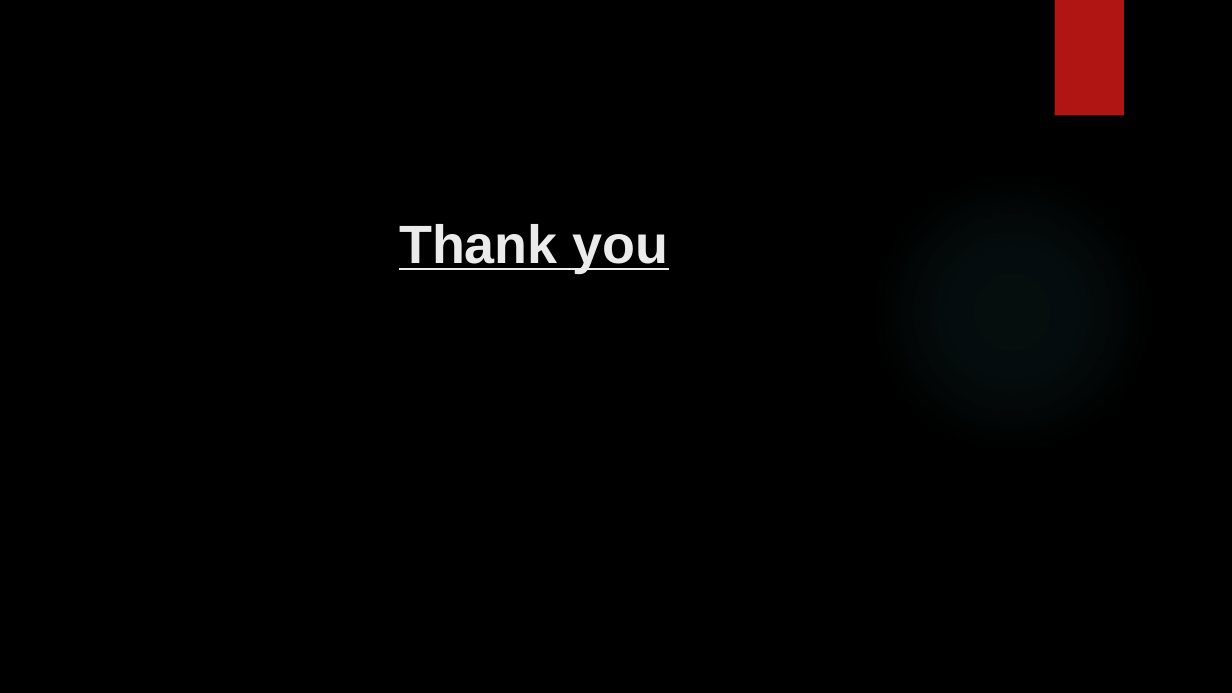
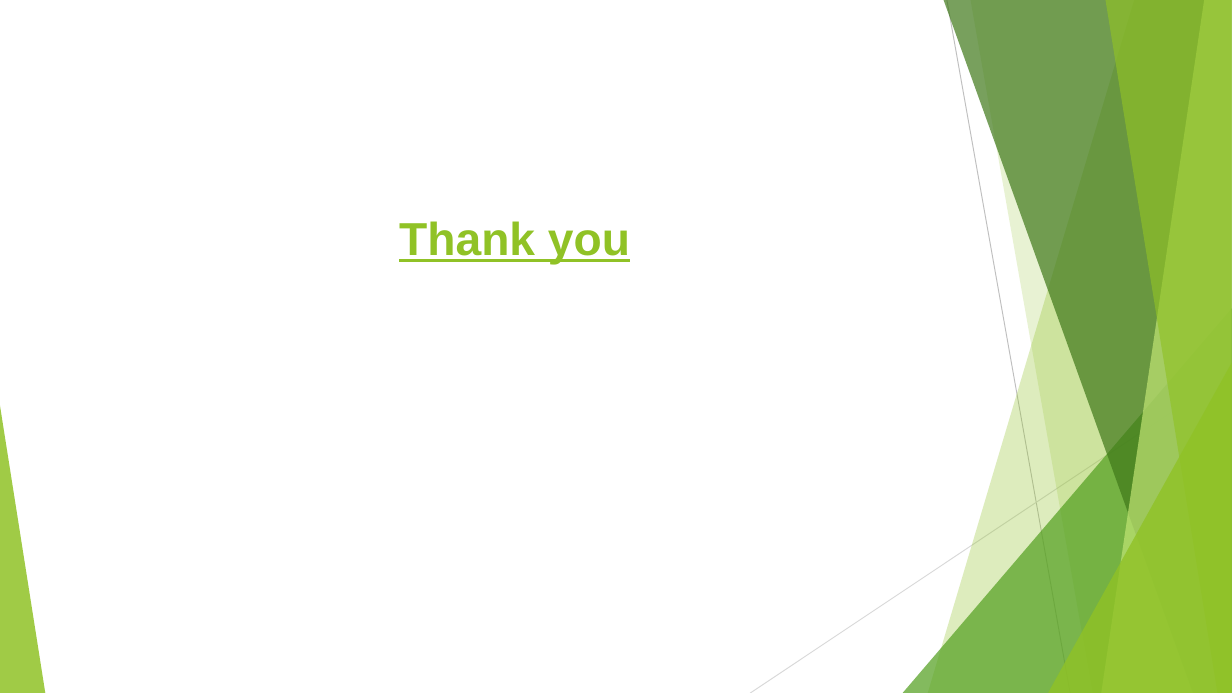
Before and after one commit to tauovir/Materials, a slide deck: slide 11 of Python Session/Python_9_may.pptx (slide 8 before the commit). Drawn at 1232x693 pixels with LibreOffice and Linux fonts; fonts in the diff are those of the drawing; background and template pictures are left out. Boxes give left, top, right and bottom in pixels: in the first picture for what was removed or moved away, otherwise in the second. Text is boxed around its words. In the diff, an @@ line names an element or a change of style, - is before the commit and + after.

```diff
--- a/Python Session/Python_9_may.pptx
+++ b/Python Session/Python_9_may.pptx
@@ background picture (left out) to #FFFFFF @@
@@ rectangle removed at <box>1055,0,1124,116</box> @@
@@ ellipse removed at <box>870,169,1154,454</box> @@
@@ title "Thank you" at <box>399,221,630,265</box>: size 42 to 36 pt, text colour #EBEBEB to #90C226 @@
@@ group added at <box>0,0,1232,693</box>: 5 freeform shapes, 3 triangles, 2 lines @@
```
Also in this commit, not shown: 7 other slides changed, 3 slides added, 10 other files.
